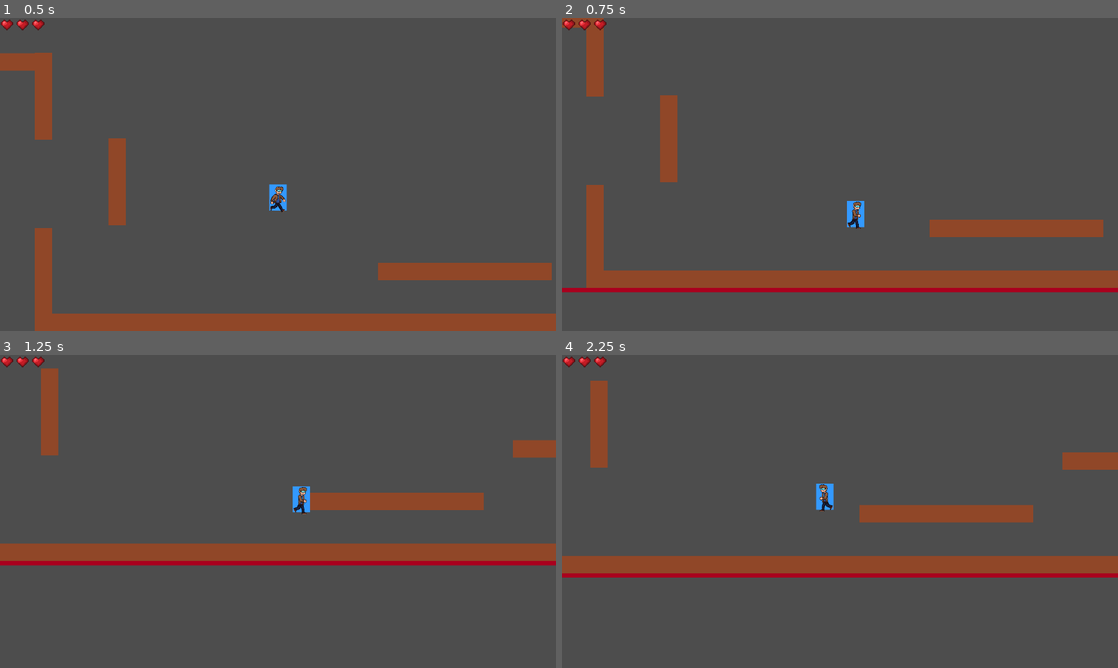
Above: before the commit, frames 1-4 (two rows, left to right).
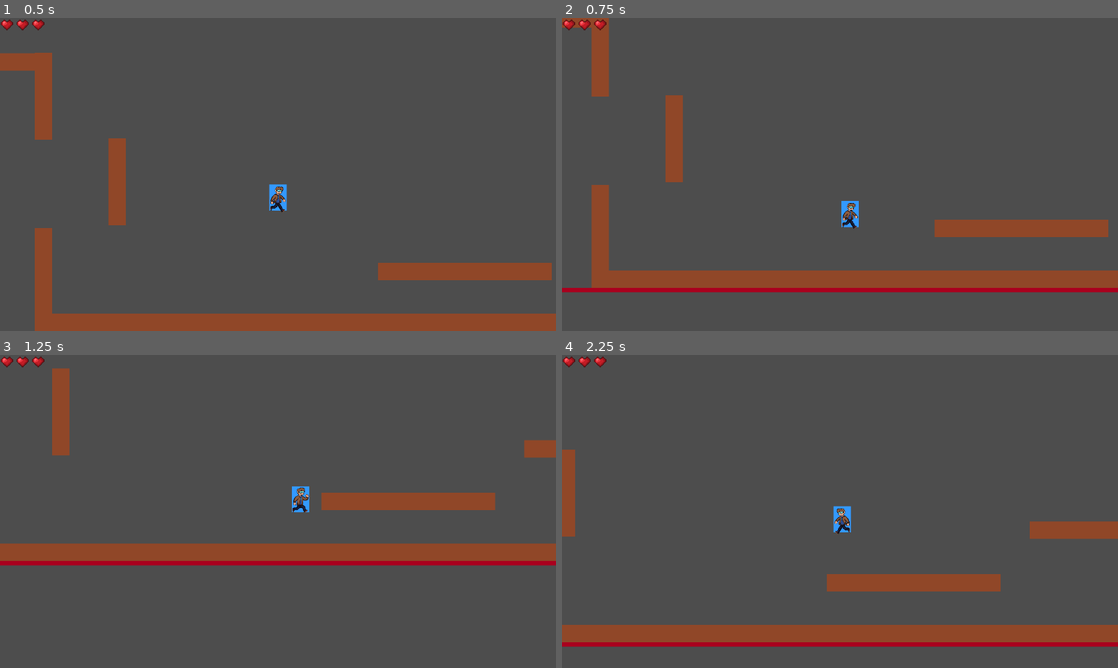
Above: after the commit, the same moments.

Repository: ShadowKnight-13/Platformer-Game
Game: Godot game, scene res://Main.tscn
Two runs of this game, one before a commit and one after it. Both use one fixed random seed, a clock stepped at 60 frames per second and the inputs below.
Inputs:
- Up to frame 1 (0.5 s): no input
- Up to frame 2 (0.75 s): hold D (move_right) from 0.53 s (still down); tap Space (jump) at 0.6 s
- Up to frame 3 (1.25 s): keep holding D (move_right); tap Space (jump) at 0.77, 1.07 s
- Up to frame 4 (2.25 s): tap Space (jump) at 1.35, 1.52, 1.82, 2.1 s; release D (move_right) at 2.03 s; hold A (move_left) from 2.03 s (still down)

Frame 1 is identical in both runs. In frame 2, 2.0% of the frame differs, in the area x 4-99%, y 0-87%; in frame 3, 1.6%; in frame 4, 21%, in the area x 0-100%, y 8-94%.

Commit message:
Wall Jump update

Diff:
--- a/Player.gd
+++ b/Player.gd
@@ -1,34 +1,23 @@
 extends CharacterBody2D
-
 
 const SPEED = 300.0
 const JUMP_HEIGHT: float = -500.0
 const FRICTION: float = 22.5
 
-# Get the gravity from the project settings to be synced with RigidBody nodes.
-#var gravity = ProjectSettings.get_setting("physics/2d/default_gravity")
 const GRAVITY_NORMAL: float = 14.5
-const GRAVITY_WALL: float = 100.5
-const WALL_JUMP_PUSH_FORCE: float = 100.0
-
-var wall_contact_coyote: float = 0.0
-const WALL_CONTACT_COYOTE_TIME: float = 0.2
-
-var wall_jump_lock: float = 0.0
-const WALL_JUMP_LOCK_TIME: float = 0.05
+const GRAVITY_WALL_SLIDE: float = 100.5
+const WALL_JUMP_PUSH_FORCE: float = 600.0  # Increased for more noticeable push
 
 var wall_stick_time := 0.0
 const WALL_STICK_DURATION := 0.5
 
-var look_dir_x: int = 1
+var wall_jump_lock: float = 0.0
+const WALL_JUMP_LOCK_TIME: float = 0.15  # Slightly longer for better control
 
 var health = 3
-var x_input: float = 0.0
-var velocity_weight_x := 0.15
+var is_wall_jumping := false
 
 signal health_changed
-
-
 
 func player_death():
 	if health == 0:
@@ -42,67 +31,82 @@
 	health = health - 1
 	emit_signal("health_changed", health)
 
+func _physics_process(delta):
+	var x_input = Input.get_axis("move_left", "move_right")
 
-func _physics_process(delta):
+	# Determine which wall we're on (-1 for left wall, 1 for right wall, 0 for no wall)
+	var wall_normal = get_wall_normal()
+	var on_left_wall = wall_normal.x > 0  # Left wall has positive normal (points right)
+	var on_right_wall = wall_normal.x < 0  # Right wall has negative normal (points left)
 
-	x_input = Input.get_axis("move_left", "move_right")
-	# Add the gravity.
-	#if not is_on_floor() and velocity.y > 0 and is_on_wall() and velocity.x !=0:
-	if is_on_wall() and not is_on_floor():
+	# Check if player is pressing INTO the wall
+	var pressing_into_wall = false
+	if on_left_wall and x_input < 0:  # Pressing left into left wall
+		pressing_into_wall = true
+	elif on_right_wall and x_input > 0:  # Pressing right into right wall
+		pressing_into_wall = true
+
+	# Wall Stick & Wall Jump Logic
+	if is_on_wall() and not is_on_floor() and pressing_into_wall:
+		# Player is on wall and pressing into it
+
 		if wall_stick_time < WALL_STICK_DURATION:
+			# Stick to wall (no sliding)
 			wall_stick_time += delta
-			velocity.y = 0  # stick to wall
+			velocity.y = 0
 		else:
-			velocity.y = GRAVITY_WALL  # start sliding
-			look_dir_x = sign(velocity.x)
-			wall_contact_coyote = WALL_CONTACT_COYOTE_TIME
+			# After stick duration, slide down slowly
+			velocity.y = GRAVITY_WALL_SLIDE
+
+		# Handle wall jump
+		if Input.is_action_just_pressed("jump"):
+			# Jump up and away from wall
+			velocity.y = JUMP_HEIGHT
+			velocity.x = wall_normal.x * WALL_JUMP_PUSH_FORCE  # Push away from wall
+			wall_jump_lock = WALL_JUMP_LOCK_TIME
+			is_wall_jumping = true
+			wall_stick_time = 0.0  # Reset stick time
 	else:
+		# Not on wall or not pressing into it
 		wall_stick_time = 0.0
-		wall_contact_coyote -= delta
-		velocity.y += GRAVITY_NORMAL
-		#look_dir_x = sign(velocity.x)
-		#wall_contact_coyote = WALL_CONTACT_COYOTE_TIME
-		#velocity.y = GRAVITY_WALL
-	#else:
-		#wall_contact_coyote -= delta
-		#velocity.y += GRAVITY_NORMAL
 
-	if is_on_floor() or wall_contact_coyote> 0.0:
-		if Input.is_action_just_pressed("jump"):
-			velocity.y = JUMP_HEIGHT
-			if wall_contact_coyote >0.0:
-				velocity.x = -look_dir_x * WALL_JUMP_PUSH_FORCE
-				wall_jump_lock = WALL_JUMP_LOCK_TIME
+		# Apply normal gravity
+		if not is_on_floor():
+			velocity.y += GRAVITY_NORMAL
 
+	# Ground jump
+	if is_on_floor() and Input.is_action_just_pressed("jump"):
+		velocity.y = JUMP_HEIGHT
+
+	# Horizontal movement
 	if wall_jump_lock > 0.0:
+		# During wall jump lock, reduce player control
 		wall_jump_lock -= delta
-		velocity.x = lerp(velocity.x, x_input * SPEED,velocity_weight_x *0.5)
+		velocity.x = lerp(velocity.x, x_input * SPEED, 0.075)  # Less control during wall jump
 	else:
-		velocity.x = lerp(velocity.x,x_input * SPEED, velocity_weight_x)
+		is_wall_jumping = false
+		# Normal movement control
+		if x_input != 0:
+			velocity.x = lerp(velocity.x, x_input * SPEED, 0.15)
+		else:
+			velocity.x = move_toward(velocity.x, 0, FRICTION)
 
-	print("on_wall: ", is_on_wall(), "   vel.x: ", velocity.x)
-
-	#Jump/fall animation check
+	# Animation handling
 	if not is_on_floor():
 		if velocity.y < 0:
 			$AnimationPlayer.play("Jump")
 		else:
 			$AnimationPlayer.play("Fall")
+	elif x_input != 0:
+		$AnimationPlayer.play("Run")
+	else:
+		$AnimationPlayer.play("Idle")  # Assuming you have an idle animation
 
-		print(velocity.y)
-
-	# Get the input direction and handle the movement/deceleration.
-	var direction = Input.get_axis("move_left", "move_right")
-
-	if direction:
-		velocity.x = direction * SPEED
-		$AnimationPlayer.play("Run")
-		if velocity.x < 0:
-			$Sprite2D.flip_h = true
-		elif velocity.x > 0:
-			$Sprite2D.flip_h = false
-	else:
-		velocity.x = move_toward(velocity.x, 0, SPEED)
+	# Sprite flipping
+	if x_input < 0:
+		$Sprite2D.flip_h = true
+	elif x_input > 0:
+		$Sprite2D.flip_h = false
 
 	move_and_slide()
 	player_death()
